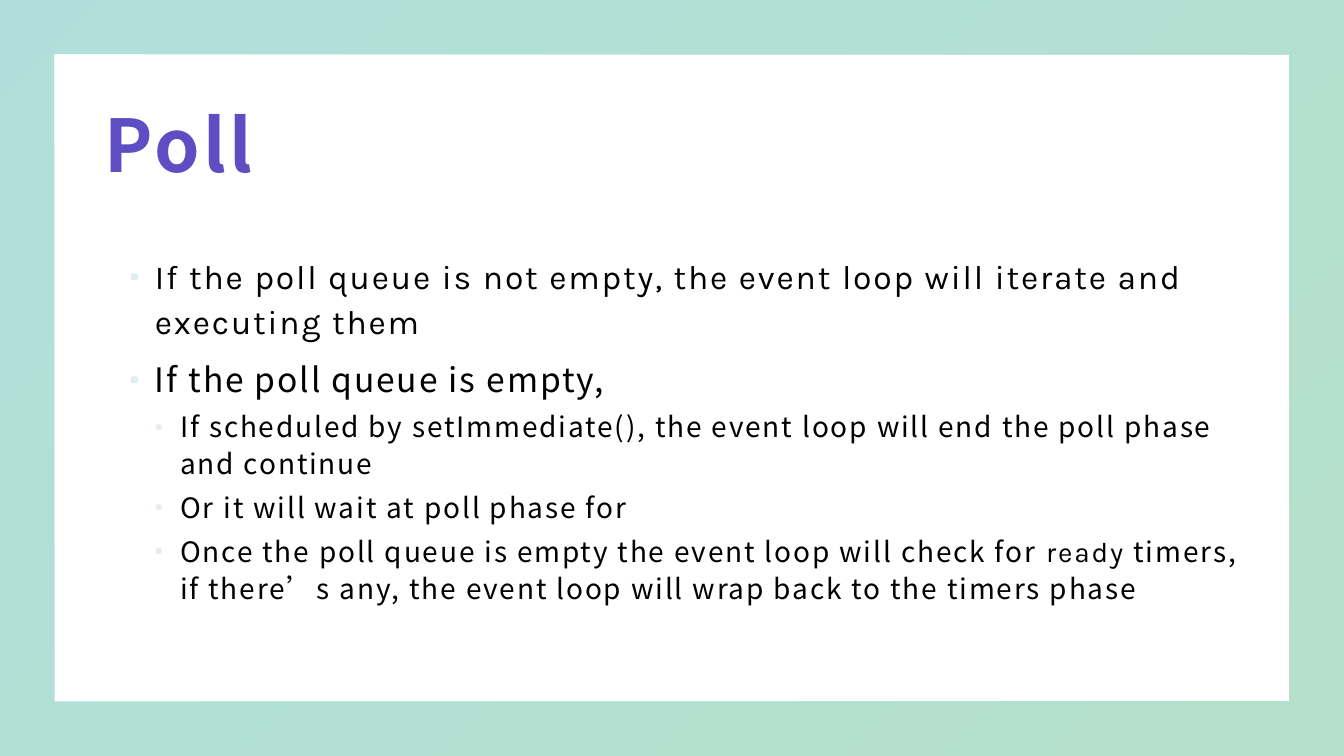
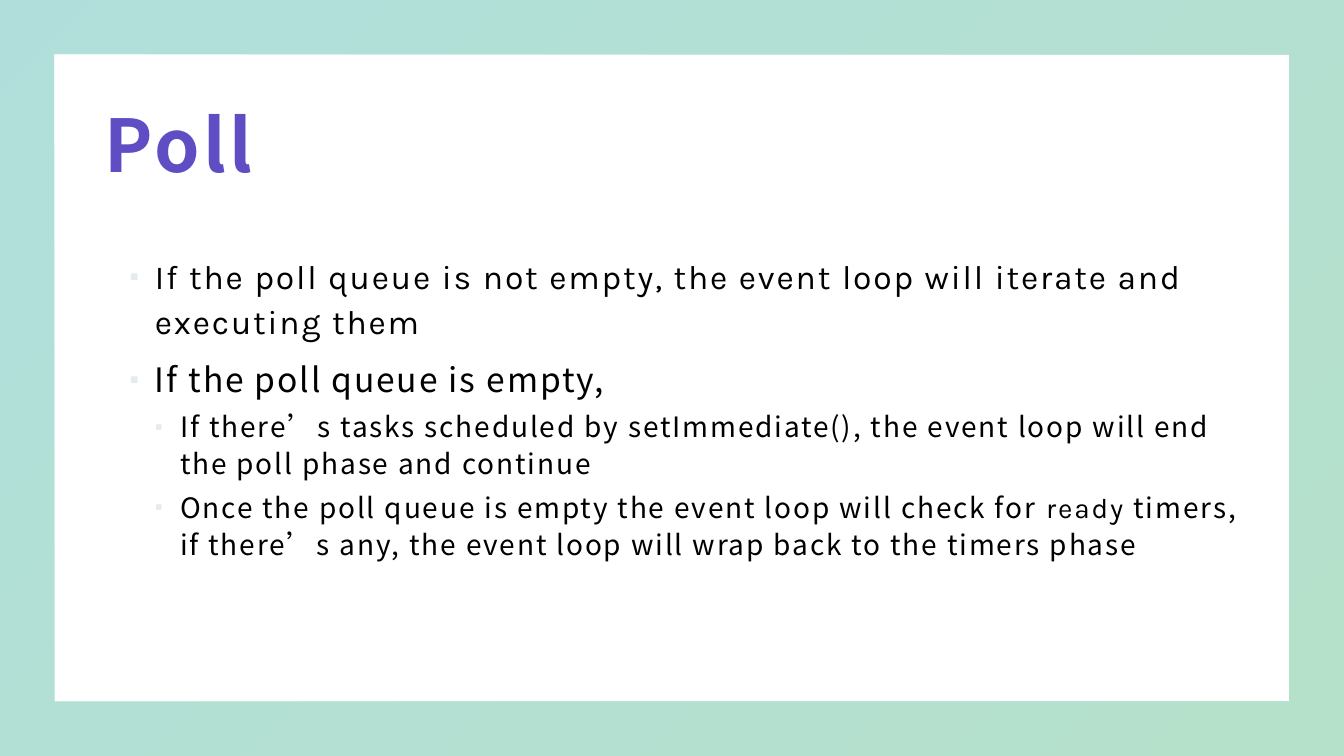
Before and after one commit to ChinYoung/event-loop, a slide deck: slide 8 of eventloop.pptx (slide 7 before the commit). Drawn at 1344x756 pixels with LibreOffice and Linux fonts; fonts in the diff are those of the drawing. Boxes give left, top, right and bottom in pixels: in the first picture for what was removed or moved away, otherwise in the second. Text is boxed around its words. In the diff, an @@ line names an element or a change of style, - is before the commit and + after.

```diff
--- a/eventloop.pptx
+++ b/eventloop.pptx
@@ text at [180,413,1208,481]: text changed @@
-  ▪ If scheduled by setImmediate(), the event loop will end the poll phase and continue
-  ▪ Or it will wait at poll phase for
+  ▪ If there’s tasks scheduled by setImmediate(), the event loop will end the poll phase and continue
```
Also in this commit, not shown: 5 other slides changed, 5 slides added, 1 slide removed.
